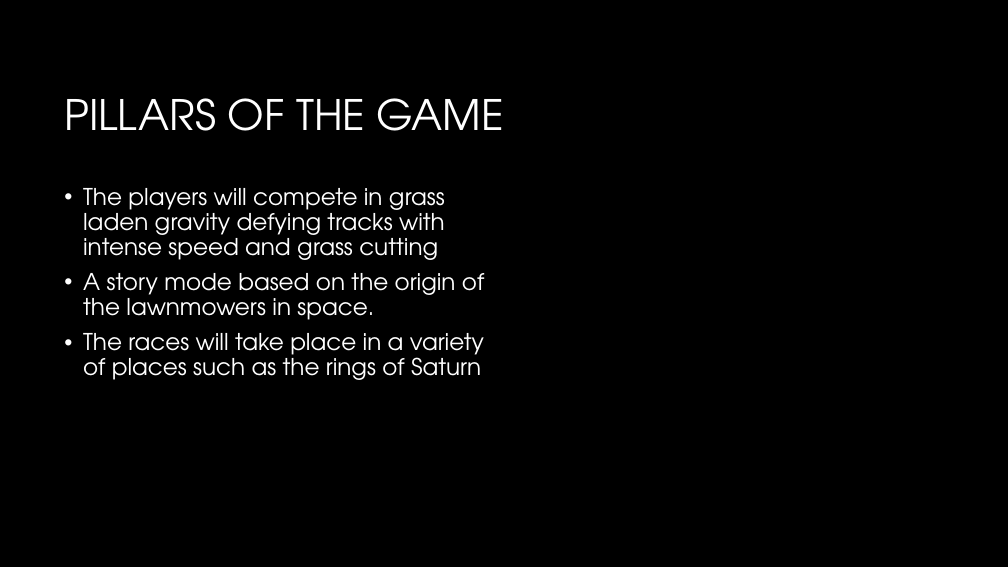
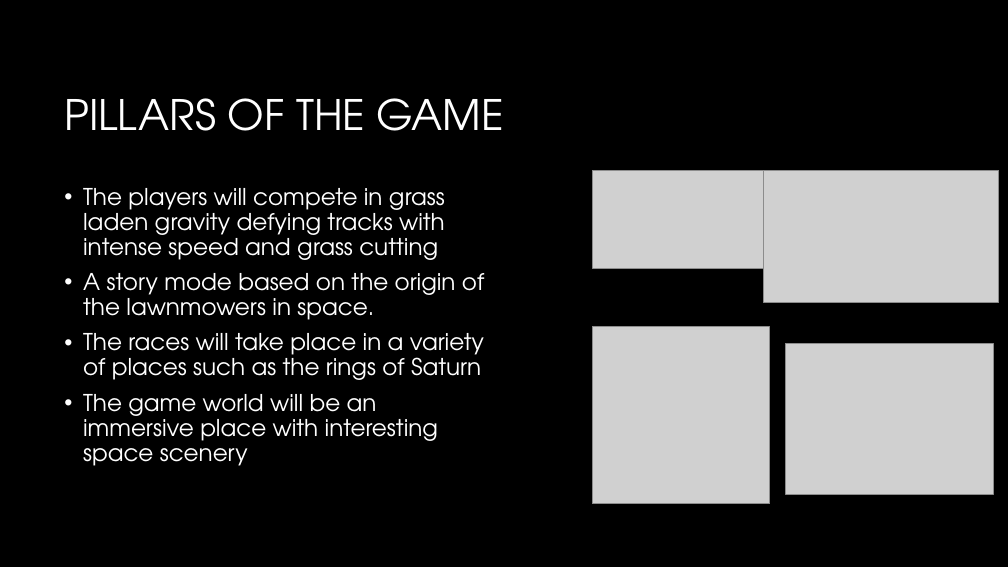
Before and after one commit to PeterLowe/concept1-julianna-jack-killian, a slide deck: slide 1 of JackPowerPoint.pptx. Drawn at 1008x567 pixels with LibreOffice and Linux fonts; fonts in the diff are those of the drawing; grey boxes stand for pictures; background and template pictures are left out. Boxes give left, top, right and bottom in pixels: in the first picture for what was removed or moved away, otherwise in the second. Text is boxed around its words. In the diff, an @@ line names an element or a change of style, - is before the commit and + after.

Commit message:
finished my slides for the powerpoint

```diff
--- a/JackPowerPoint.pptx
+++ b/JackPowerPoint.pptx
@@ picture added at [593, 170, 794, 268] @@
@@ picture added at [763, 170, 998, 302] @@
@@ picture added at [593, 327, 770, 504] @@
@@ picture added at [786, 343, 994, 494] @@
@@ text at [83, 394, 438, 466]: paragraph added @@
+• The game world will be an immersive place with interesting space scenery
```
Also in this commit, not shown: 1 slide added.
